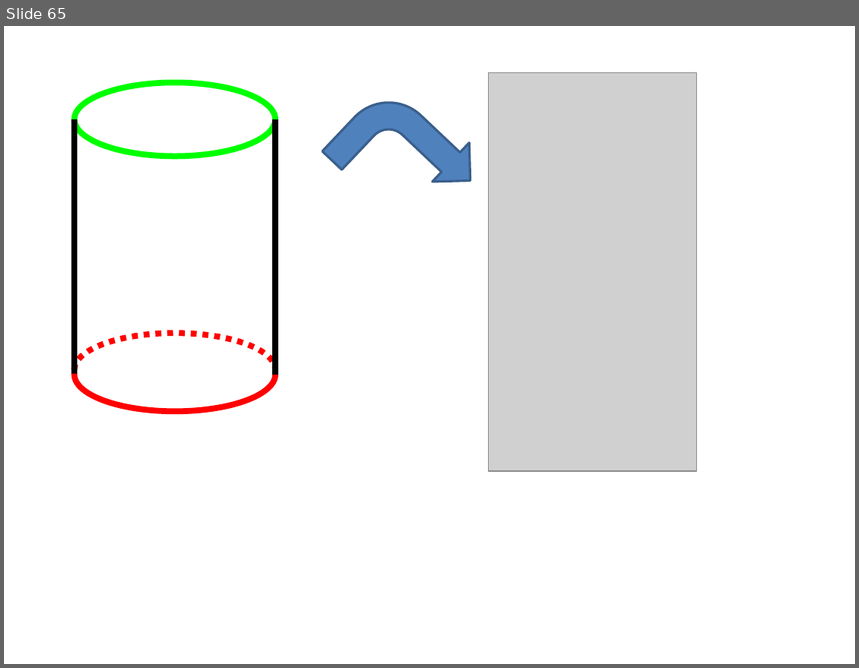
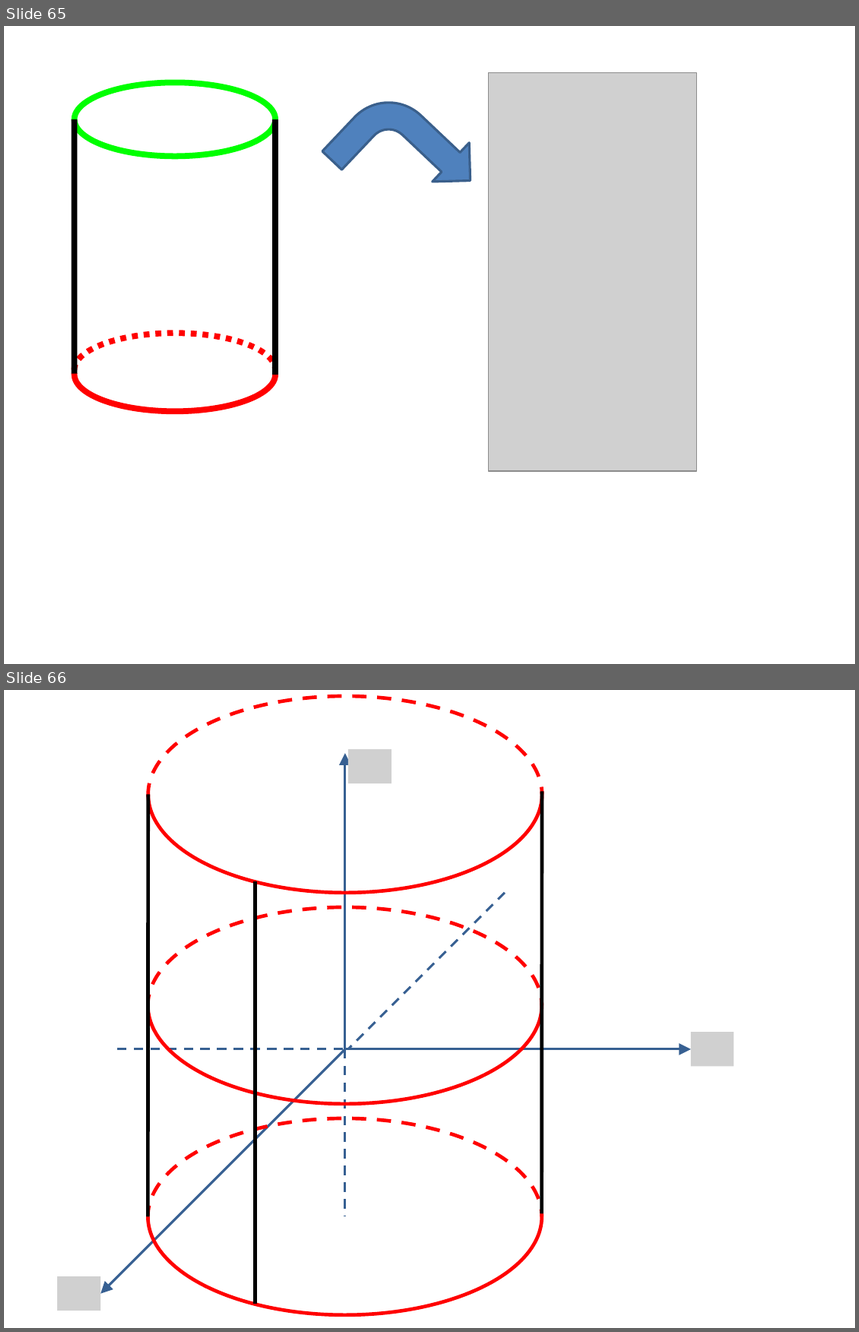
Before and after one commit to lutteropp/GeoTopo, a slide deck: images/Bilder.pptx. Shown one above the other, each under a label of ours: slide 65 before the commit, slides 65 and 66 after it. The pictures are 859x668 and 859x1332 pixels, drawn with LibreOffice and Linux fonts; fonts in the diff are those of the drawing; grey boxes stand for pictures. Boxes give left, top, right and bottom in pixels: in the first picture for what was removed or moved away, otherwise in the second. Text is boxed around its words. In the diff, an @@ line names an element or a change of style, - is before the commit and + after.

```diff
--- a/images/Bilder.pptx
+++ b/images/Bilder.pptx
@@ slide 66 added at (4,690,855,1328), background #FFFFFF @@
@@ arc (boxed as its full ellipse) added at (148,696,542,893), outline #FF0000 3 pt dashed @@
@@ arc (boxed as its full ellipse) added at (148,696,542,893), outline #FF0000 3 pt @@
@@ arrow added from (345, 1049) to (345, 753), #376092 2 pt @@
@@ picture added at (348,749,392,783) @@
@@ line added from (148, 795) to (148, 1217), #000000 3 pt @@
@@ line added from (542, 791) to (542, 1214), #000000 3 pt @@
@@ line added from (255, 882) to (255, 1304), #000000 3 pt @@
@@ line added from (505, 893) to (348, 1049), #376092 2 pt dashed @@
@@ arc (boxed as its full ellipse) added at (148,907,542,1103), outline #FF0000 3 pt dashed @@
@@ arc (boxed as its full ellipse) added at (148,907,542,1103), outline #FF0000 3 pt @@
@@ arrow added from (345, 1049) to (101, 1294), #376092 2 pt @@
@@ line added from (117, 1049) to (345, 1049), #376092 2 pt dashed @@
@@ arrow added from (345, 1049) to (691, 1049), #376092 2 pt @@
@@ line added from (345, 1049) to (345, 1217), #376092 2 pt dashed @@
@@ picture added at (691,1032,734,1066) @@
@@ arc (boxed as its full ellipse) added at (148,1119,542,1315), outline #FF0000 3 pt dashed @@
@@ arc (boxed as its full ellipse) added at (148,1119,542,1315), outline #FF0000 3 pt @@
@@ picture added at (58,1277,101,1310) @@
```
Also in this commit, not shown: 2 other slides added, 5 other files.
